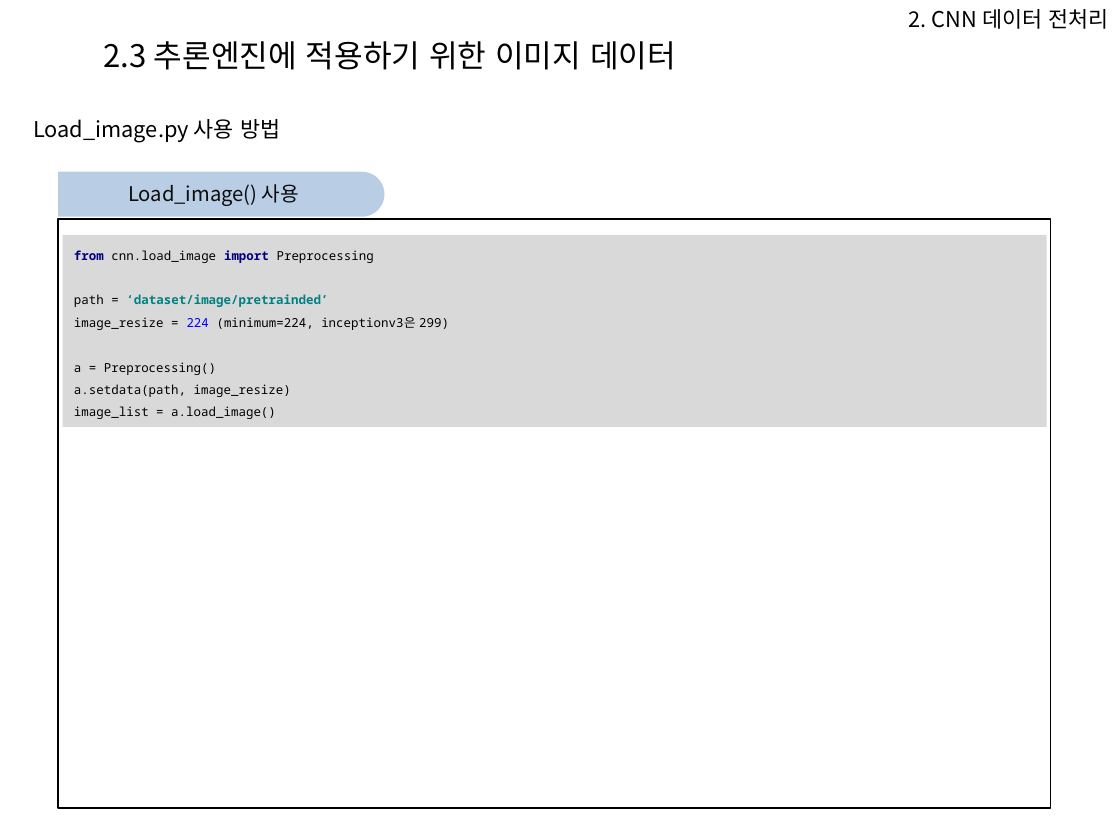
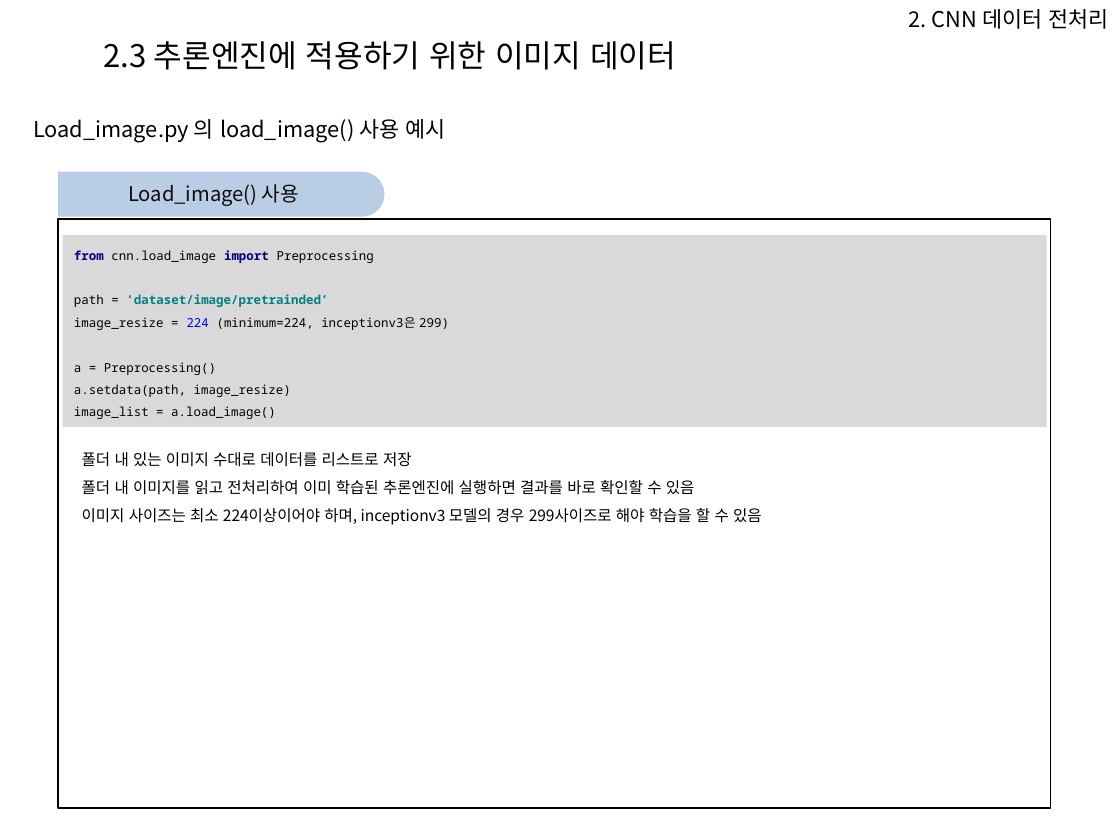
Before and after one commit to Heechul90/Preprocessing, a slide deck: slide 18 of 파이썬 전처리 코드 모듈화 설명.pptx (slide 15 before the commit). Drawn at 1120x840 pixels with LibreOffice and Linux fonts; fonts in the diff are those of the drawing; background and template pictures are left out. Boxes give left, top, right and bottom in pixels: in the first picture for what was removed or moved away, otherwise in the second. Text is boxed around its words. In the diff, an @@ line names an element or a change of style, - is before the commit and + after.

```diff
--- a/파이썬 전처리 코드 모듈화 설명.pptx
+++ b/파이썬 전처리 코드 모듈화 설명.pptx
@@ text at [33,119,446,143]: text changed @@
-Load_image.py 사용 방법
+Load_image.py 의 load_image() 사용 예시
@@ text added at [82,452,762,525], 10 pt, text #000000 @@
+폴더 내 있는 이미지 수대로 데이터를 리스트로 저장
+폴더 내 이미지를 읽고 전처리하여 이미 학습된 추론엔진에 실행하면 결과를 바로 확인할 수 있음
+이미지 사이즈는 최소 224이상이어야 하며, inceptionv3 모델의 경우 299사이즈로 해야 학습을 할 수 있음
```
Also in this commit, not shown: 6 other slides changed, 4 slides added, 12 other files.
